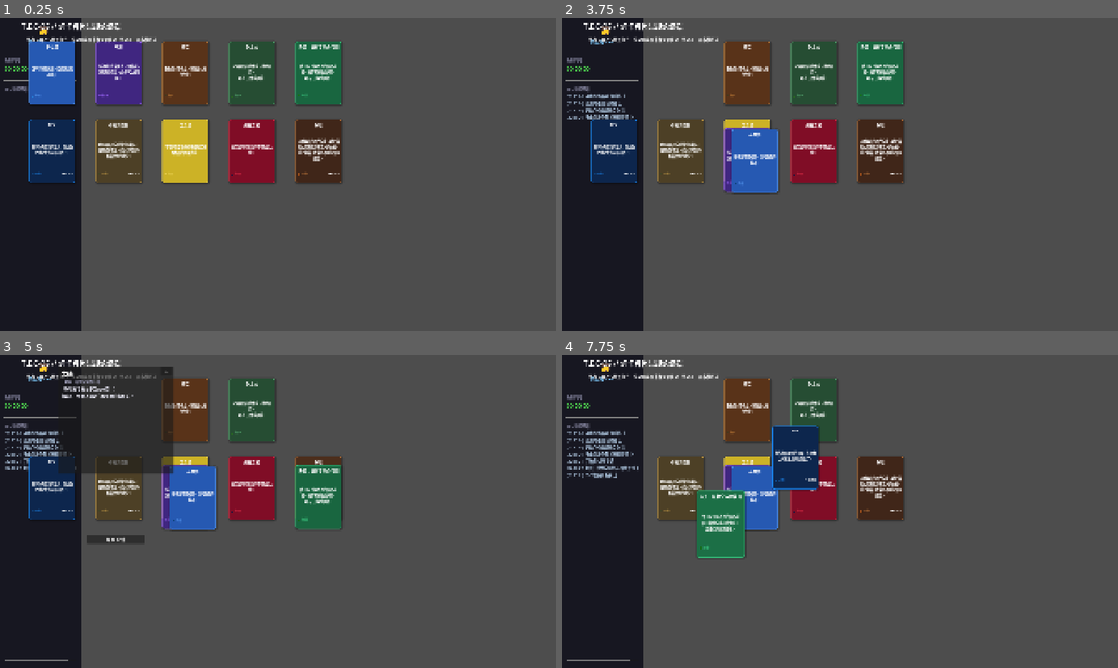
Above: before the commit, frames 1-4 (two rows, left to right).
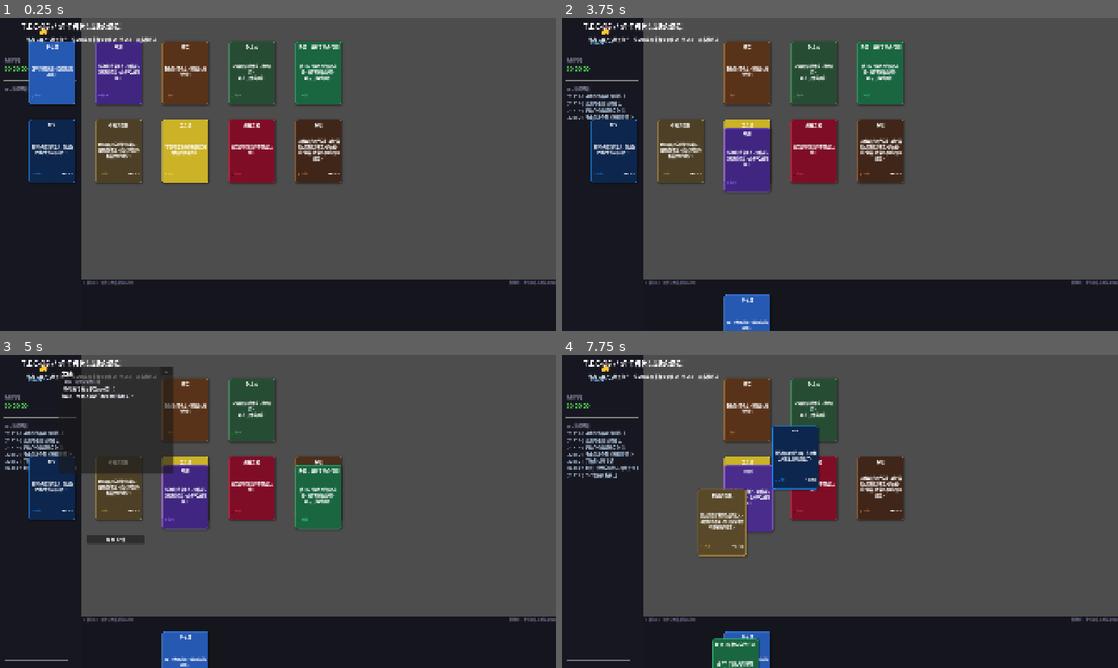
Above: after the commit, the same moments.

Repository: ChrisUtada/tec3g
Game: Godot game, scene res://main.tscn
The game is run twice, just before and just after one commit, with the same random seed, the same clock (stepped at 60 frames per second) and the same inputs.
Inputs (mouse positions are in pixels of both pictures, inside the frame that each line leads up to):
- Up to frame 1 (0.25 s): no input
- Up to frame 2 (3.75 s): tap Enter at 0.5 s; drag from (612, 74) to (895, 105) at 0.52 s; drag from (678, 74) to (812, 237) at 1.27 s; move the mouse to (745, 74) at 2.02 s; click (745, 74) at 2.17 s; tap Space at 2.75 s; drag from (812, 74) to (673, 127) at 2.77 s; click "✕" at 3.5 s
- Up to frame 3 (5 s): tap Enter at 4.25 s; drag from (316, 411) to (305, 511) at 4.27 s
- Up to frame 4 (7.75 s): click "结束对话" at 5 s; tap Space at 5.75 s; drag from (612, 489) to (756, 433) at 5.77 s; move the mouse to (745, 417) at 6.52 s; click (745, 417) at 6.67 s; tap Enter at 7.25 s; drag from (678, 489) to (728, 527) at 7.27 s

The runs differ from the first frame. In frame 1, 14% of the frame differs, in the area x 14-100%, y 83-100%; in frame 2, 16%; in frame 3, 16%; in frame 4, 19%, in the area x 14-100%, y 32-100%.

Commit message:
feat: bottom staging area (auto-drop) + quick slots area; spawns target bottom bar

Diff:
--- a/autoload/card_manager.gd
+++ b/autoload/card_manager.gd
@@ -120,7 +120,7 @@
 		})
 		return
 
-	var base_pos = root.global_position + Vector2(180, 0)
+	var base_pos = Vector2(300, 920)
 	var drops_info = []
 
 	if branch.add_favorability > 0:
@@ -151,7 +151,7 @@
 	if randf() < 0.25:
 		EventBus.spawn_card_requested.emit(
 			load("res://resources/cards/ITEM_fatigue.tres"),
-			base_pos + Vector2(-60, 0)
+			base_pos + Vector2(60, 0)
 		)
 		fatigue_spawned = true
 
@@ -159,7 +159,7 @@
 	for child in root.get_children():
 		if child is Control and child.is_in_group("cards"):
 			child.reparent(container)
-			child.global_position = root.global_position + Vector2(randi_range(-60, 60), 80 + randi_range(-20, 20))
+			child.global_position = Vector2(randi_range(300, 800), randi_range(920, 1020))
 
 	EventBus.exploration_requested.emit(config, {
 		"branch_name": branch.branch_name,
@@ -182,7 +182,7 @@
 	if _dialogue_topic_card and is_instance_valid(_dialogue_topic_card) and _dialogue_topic_card.is_inside_tree():
 		var container = EventBus.get_card_container()
 		_dialogue_topic_card.reparent(container)
-		_dialogue_topic_card.global_position = Vector2(randi_range(200, 600), randi_range(300, 600))
+		_dialogue_topic_card.global_position = Vector2(randi_range(300, 800), randi_range(920, 1020))
 	_dialogue_topic_card = null
 
 
@@ -190,7 +190,7 @@
 	var chosen = _weighted_pick(hits)
 	if chosen == null:
 		return
-	var base_pos = root.global_position + Vector2(180, 0)
+	var base_pos = Vector2(300, 920)
 	_combo_bottom = root
 	_combo_top = top
 	_combo_bar = _bar_scene.instantiate()
@@ -203,7 +203,7 @@
 			for child in root.get_children():
 				if child is Control and child.is_in_group("cards"):
 					child.reparent(container)
-					child.global_position = root.global_position + Vector2(0, 80)
+					child.global_position = Vector2(randi_range(300, 800), randi_range(920, 1020))
 			_combo_bar = null
 			_combo_bottom = null
 			_combo_top = null
@@ -218,7 +218,7 @@
 	_combo_bar.attach_to(root, 3.0, func():
 		EventBus.mark_drop_consumed(chosen)
 		for i in range(count):
-			var pos = base_pos + Vector2(i * 30, 0)
+			var pos = base_pos + Vector2(i * 40, 0)
 			var new_card = spawn_card(data, pos)
 			EventBus.card_combined.emit(root, top, new_card)
 		_combo_bar.queue_free()
--- a/main.tscn
+++ b/main.tscn
@@ -25,6 +25,35 @@
 color = Color(0.1, 0.1, 0.15, 1)
 
 [node name="Sidebar" parent="GameBoard" instance=ExtResource("2") unique_id=1966715343]
+
+[node name="BottomBar" type="ColorRect" parent="GameBoard"]
+layout_mode = 0
+offset_left = 280
+offset_top = 900
+offset_right = 1920
+offset_bottom = 1080
+color = Color(0.06, 0.06, 0.1, 0.9)
+
+[node name="StageLabel" type="Label" parent="GameBoard/BottomBar"]
+layout_mode = 0
+offset_left = 10
+offset_top = 5
+offset_right = 300
+offset_bottom = 25
+theme_override_font_sizes/font_size = 11
+text = "[ 暂存区 ]    新生成的卡牌落在这里"
+theme_override_colors/font_color = Color(0.4, 0.4, 0.5, 1.0)
+
+[node name="PinLabel" type="Label" parent="GameBoard/BottomBar"]
+layout_mode = 0
+offset_left = 1100
+offset_top = 5
+offset_right = 1640
+offset_bottom = 25
+theme_override_font_sizes/font_size = 11
+text = "[ 快捷位 ]    把常用卡拖到这里固定"
+horizontal_alignment = 2
+theme_override_colors/font_color = Color(0.4, 0.4, 0.5, 1.0)
 
 [node name="CardContainer" type="Control" parent="GameBoard" unique_id=1966715342]
 layout_mode = 1
--- a/scripts/dialogue/dialogue_panel.gd
+++ b/scripts/dialogue/dialogue_panel.gd
@@ -148,8 +148,8 @@
 
 func _random_spawn_pos() -> Vector2:
 	return Vector2(
-		randi_range(200, 600),
-		randi_range(300, 600)
+		randi_range(300, 800),
+		randi_range(920, 1020)
 	)
 
 func _show_branches(options: Array) -> void:
